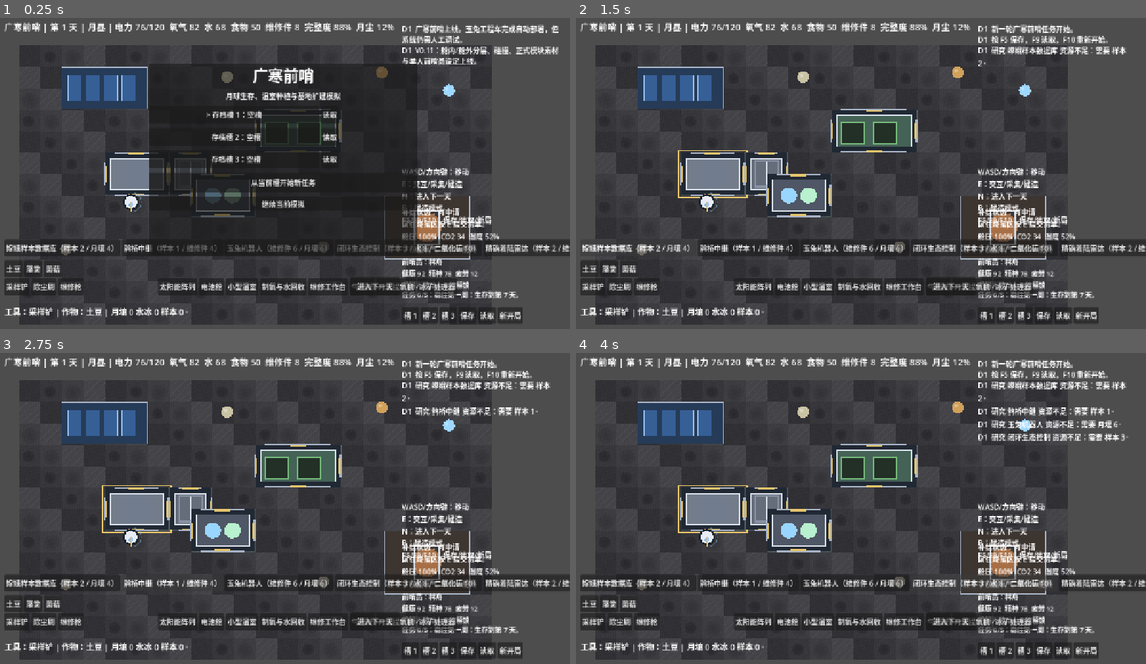
Above: before the commit, frames 1-4 (two rows, left to right).
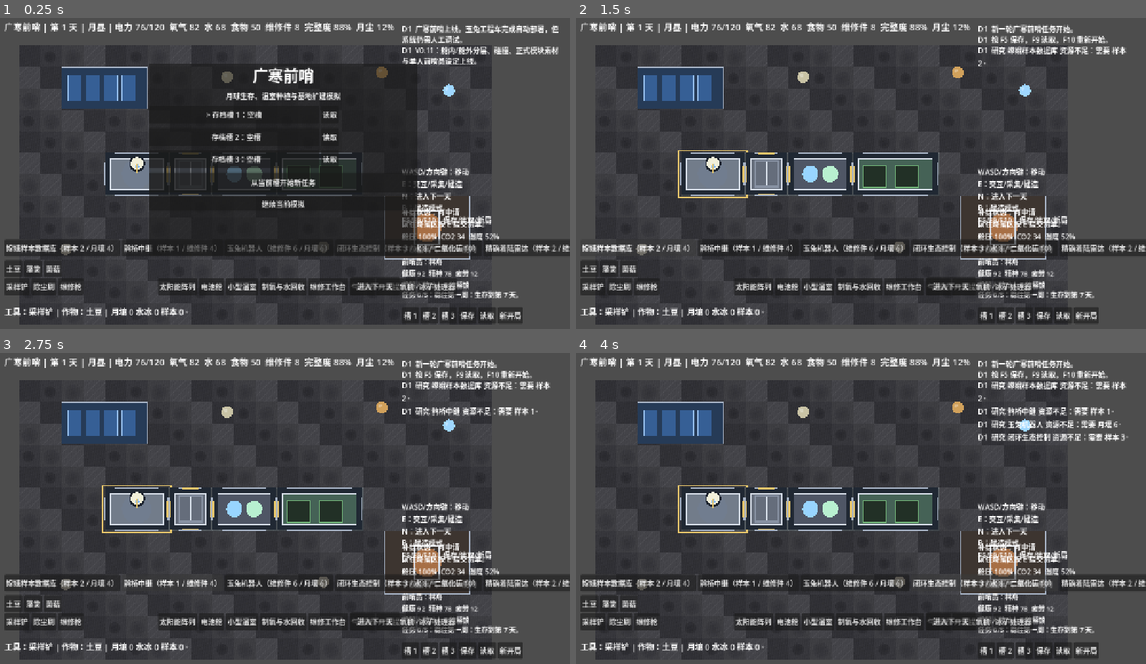
Above: after the commit, the same moments.

Repository: chinnseii/guanghan-outpost
Game: Godot game, scene res://scenes/main.tscn
Two runs of this game, one before a commit and one after it. Both use one fixed random seed, a clock stepped at 60 frames per second and the inputs below.
Inputs:
- Up to frame 1 (0.25 s): no input
- Up to frame 2 (1.5 s): click "从当前槽开始新任务" at 0.5 s; click "嫦娥样本数据库（样本 2 / 月壤 4）" at 1.25 s
- Up to frame 3 (2.75 s): click "鹊桥中继（样本 1 / 维修件 4）" at 2 s
- Up to frame 4 (4 s): click "玉兔机器人（维修件 6 / 月壤 6）" at 2.75 s; click "闭环生态控制（样本 3 / 水 8 / 二氧化碳 10）" at 3.5 s

The runs differ from the first frame. In frame 1, 1.4% of the frame differs, in the area x 18-84%, y 29-76%; in frame 2, 5.3%; in frame 3, 5.3%; in frame 4, 5.3%.

Commit message:
Refine interior door collision

Diff:
--- a/scripts/main.gd
+++ b/scripts/main.gd
@@ -327,9 +327,10 @@
 	_add_module("solar", Vector2i(2, 1), true)
 	_add_module("hab", Vector2i(4, 5), true)
 	_add_module("airlock", Vector2i(7, 5), true)
-	_add_module("life_support", Vector2i(8, 6), true)
-	_add_module("greenhouse", Vector2i(11, 3), true)
+	_add_module("life_support", Vector2i(9, 5), true)
+	_add_module("greenhouse", Vector2i(12, 5), true)
 	_add_module("supply", Vector2i(17, 7), true)
+	player_pos = _cell_to_world(Vector2i(5, 5)) + Vector2(TILE * 0.5, TILE * 0.5)
 
 func _process(delta: float) -> void:
 	if game_over or pending_main_menu:
@@ -396,7 +397,9 @@
 		var module_node: Node2D = module_nodes[uid]
 		module_node.position = _module_rect(module).position
 		if module_node.has_method("setup"):
-			module_node.call("setup", module, module_defs[module["type"]], interact_target == module)
+			var visual_data: Dictionary = module.duplicate(true)
+			visual_data["doors"] = _module_door_sides(module)
+			module_node.call("setup", visual_data, module_defs[module["type"]], interact_target == module)
 	for uid in module_nodes.keys():
 		var still_exists := false
 		for module: Dictionary in modules:
@@ -1499,11 +1502,45 @@
 	var door_half := 20.0
 	var edge := 14.0
 	var center := rect.get_center()
-	var on_left: bool = abs(pos.x - rect.position.x) <= edge and abs(pos.y - center.y) <= door_half
-	var on_right: bool = abs(pos.x - rect.end.x) <= edge and abs(pos.y - center.y) <= door_half
-	var on_top: bool = abs(pos.y - rect.position.y) <= edge and abs(pos.x - center.x) <= door_half
-	var on_bottom: bool = abs(pos.y - rect.end.y) <= edge and abs(pos.x - center.x) <= door_half
+	var doors: Array[String] = _module_door_sides(module)
+	var on_left: bool = doors.has("left") and abs(pos.x - rect.position.x) <= edge and abs(pos.y - center.y) <= door_half
+	var on_right: bool = doors.has("right") and abs(pos.x - rect.end.x) <= edge and abs(pos.y - center.y) <= door_half
+	var on_top: bool = doors.has("top") and abs(pos.y - rect.position.y) <= edge and abs(pos.x - center.x) <= door_half
+	var on_bottom: bool = doors.has("bottom") and abs(pos.y - rect.end.y) <= edge and abs(pos.x - center.x) <= door_half
 	return on_left or on_right or on_top or on_bottom
+
+func _module_door_sides(module: Dictionary) -> Array[String]:
+	if not _module_has_interior(module["type"]):
+		return []
+	if module["type"] == "airlock":
+		return ["left", "right", "top", "bottom"]
+	var sides: Array[String] = []
+	var def: Dictionary = module_defs[module["type"]]
+	var cell: Vector2i = module["cell"]
+	var size: Vector2i = def["size"]
+	var current := Rect2i(cell, size)
+	for other: Dictionary in modules:
+		if int(other["uid"]) == int(module["uid"]):
+			continue
+		if not _module_has_interior(other["type"]):
+			continue
+		var other_def: Dictionary = module_defs[other["type"]]
+		var other_rect := Rect2i(other["cell"], other_def["size"])
+		if current.position.x == other_rect.position.x + other_rect.size.x and _vertical_overlap(current, other_rect):
+			sides.append("left")
+		if current.position.x + current.size.x == other_rect.position.x and _vertical_overlap(current, other_rect):
+			sides.append("right")
+		if current.position.y == other_rect.position.y + other_rect.size.y and _horizontal_overlap(current, other_rect):
+			sides.append("top")
+		if current.position.y + current.size.y == other_rect.position.y and _horizontal_overlap(current, other_rect):
+			sides.append("bottom")
+	return sides
+
+func _vertical_overlap(a: Rect2i, b: Rect2i) -> bool:
+	return a.position.y < b.position.y + b.size.y and b.position.y < a.position.y + a.size.y
+
+func _horizontal_overlap(a: Rect2i, b: Rect2i) -> bool:
+	return a.position.x < b.position.x + b.size.x and b.position.x < a.position.x + a.size.x
 
 func _player_build_cell() -> Vector2i:
 	var local := player_pos - MAP_ORIGIN
--- a/scripts/module_visual.gd
+++ b/scripts/module_visual.gd
@@ -44,10 +44,15 @@
 func _draw_door_markers(rect: Rect2) -> void:
 	var center := rect.get_center()
 	var door := Color("#e7c66b")
-	draw_line(Vector2(center.x - 18, rect.position.y + 2), Vector2(center.x + 18, rect.position.y + 2), door, 4)
-	draw_line(Vector2(center.x - 18, rect.end.y - 2), Vector2(center.x + 18, rect.end.y - 2), door, 4)
-	draw_line(Vector2(rect.position.x + 2, center.y - 18), Vector2(rect.position.x + 2, center.y + 18), door, 4)
-	draw_line(Vector2(rect.end.x - 2, center.y - 18), Vector2(rect.end.x - 2, center.y + 18), door, 4)
+	var doors: Array = module_data.get("doors", [])
+	if doors.has("top"):
+		draw_line(Vector2(center.x - 18, rect.position.y + 2), Vector2(center.x + 18, rect.position.y + 2), door, 4)
+	if doors.has("bottom"):
+		draw_line(Vector2(center.x - 18, rect.end.y - 2), Vector2(center.x + 18, rect.end.y - 2), door, 4)
+	if doors.has("left"):
+		draw_line(Vector2(rect.position.x + 2, center.y - 18), Vector2(rect.position.x + 2, center.y + 18), door, 4)
+	if doors.has("right"):
+		draw_line(Vector2(rect.end.x - 2, center.y - 18), Vector2(rect.end.x - 2, center.y + 18), door, 4)
 
 func _draw_details(module_type: String, rect: Rect2) -> void:
 	if module_type == "greenhouse":
Not shown, changed: ITERATION_PLAN.md
Not shown, changed: README.md
